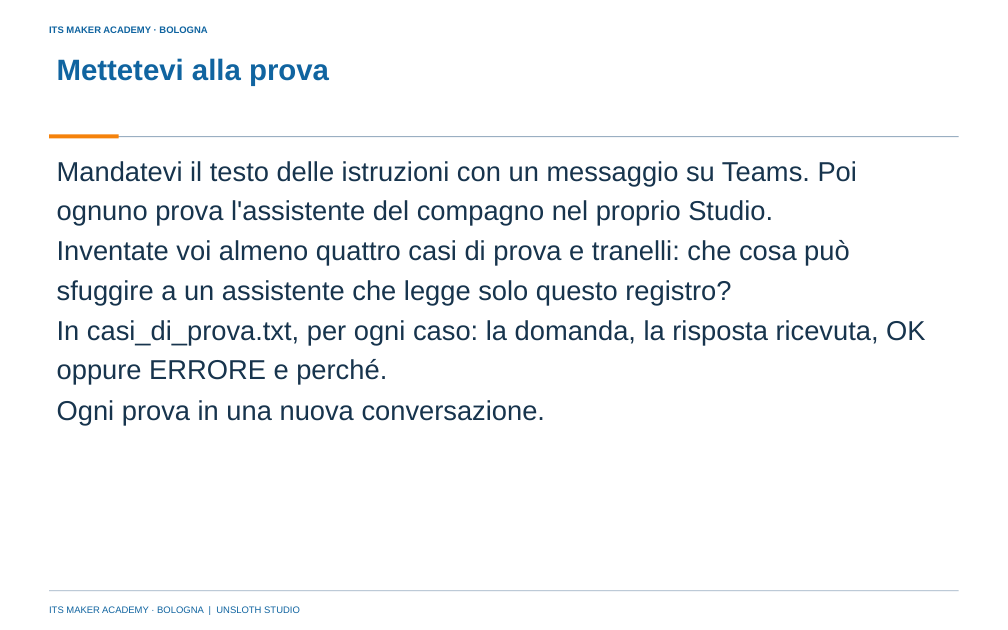
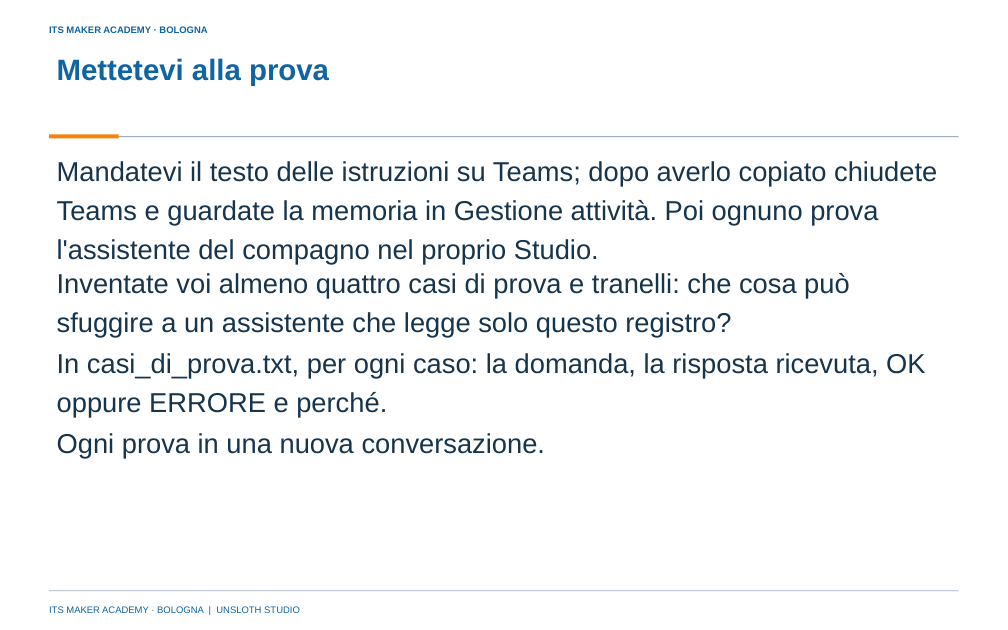
Before and after one commit to franzo9393/ITSCorso_UnslothStudio-Git, a slide deck: slide 18 of lezione 4 - modello locale e istruzioni di sistema/Lezione4_Modello_locale_e_istruzioni_di_sistema_ITS_MAKER.pptx. Drawn at 1008x630 pixels with LibreOffice and Linux fonts; fonts in the diff are those of the drawing; background and template pictures are left out. Boxes give left, top, right and bottom in pixels: in the first picture for what was removed or moved away, otherwise in the second. Text is boxed around its words. In the diff, an @@ line names an element or a change of style, - is before the commit and + after.

```diff
--- a/lezione 4 - modello locale e istruzioni di sistema/Lezione4_Modello_locale_e_istruzioni_di_sistema_ITS_MAKER.pptx
+++ b/lezione 4 - modello locale e istruzioni di sistema/Lezione4_Modello_locale_e_istruzioni_di_sistema_ITS_MAKER.pptx
@@ text at [57, 161, 937, 264]: text changed @@
-Mandatevi il testo delle istruzioni con un messaggio su Teams. Poi ognuno prova l'assistente del compagno nel proprio Studio.
+Mandatevi il testo delle istruzioni su Teams; dopo averlo copiato chiudete Teams e guardate la memoria in Gestione attività. Poi ognuno prova l'assistente del compagno nel proprio Studio.
@@ 3 texts: place and size @@
-3 texts at [57, 240, 925, 425]
+3 texts at [57, 273, 925, 457]
```
Also in this commit, not shown: 6 other slides changed, 10 other files.
